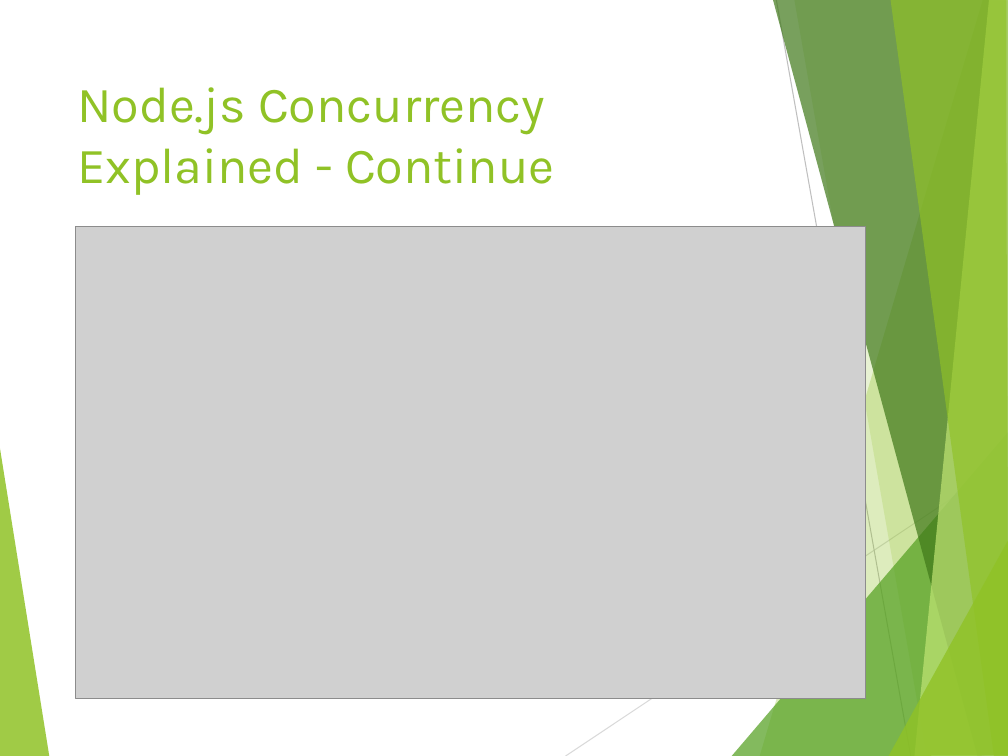
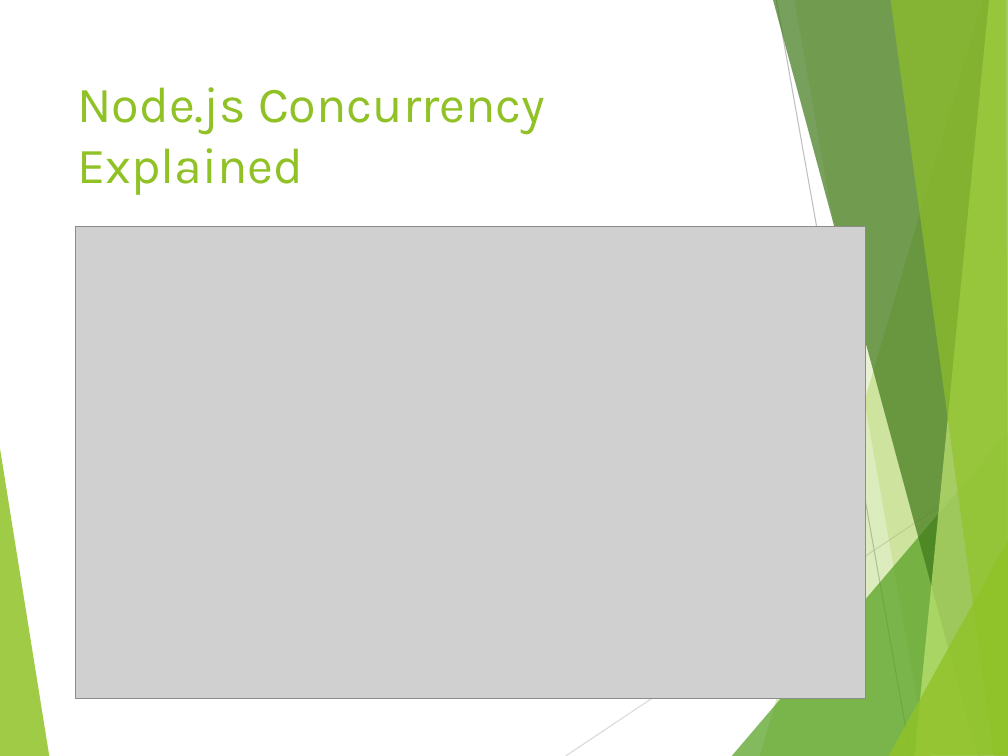
Before and after one commit to tamarstern/MyNodeJSCourse, a slide deck: slide 6 of day2/real_life_concurrency_problems/nodejs_real_life_concurrency_problems.pptx (slide 5 before the commit). Drawn at 1008x756 pixels with LibreOffice and Linux fonts; fonts in the diff are those of the drawing; grey boxes stand for pictures. Boxes give left, top, right and bottom in pixels: in the first picture for what was removed or moved away, otherwise in the second. Text is boxed around its words. In the diff, an @@ line names an element or a change of style, - is before the commit and + after.

```diff
--- a/day2/real_life_concurrency_problems/nodejs_real_life_concurrency_problems.pptx
+++ b/day2/real_life_concurrency_problems/nodejs_real_life_concurrency_problems.pptx
@@ title at bbox=[77, 87, 545, 195]: text changed @@
-Node.js Concurrency Explained - Continue
+Node.js Concurrency Explained
```
Also in this commit, not shown: 8 other slides changed, 5 slides added, 7 other files.
